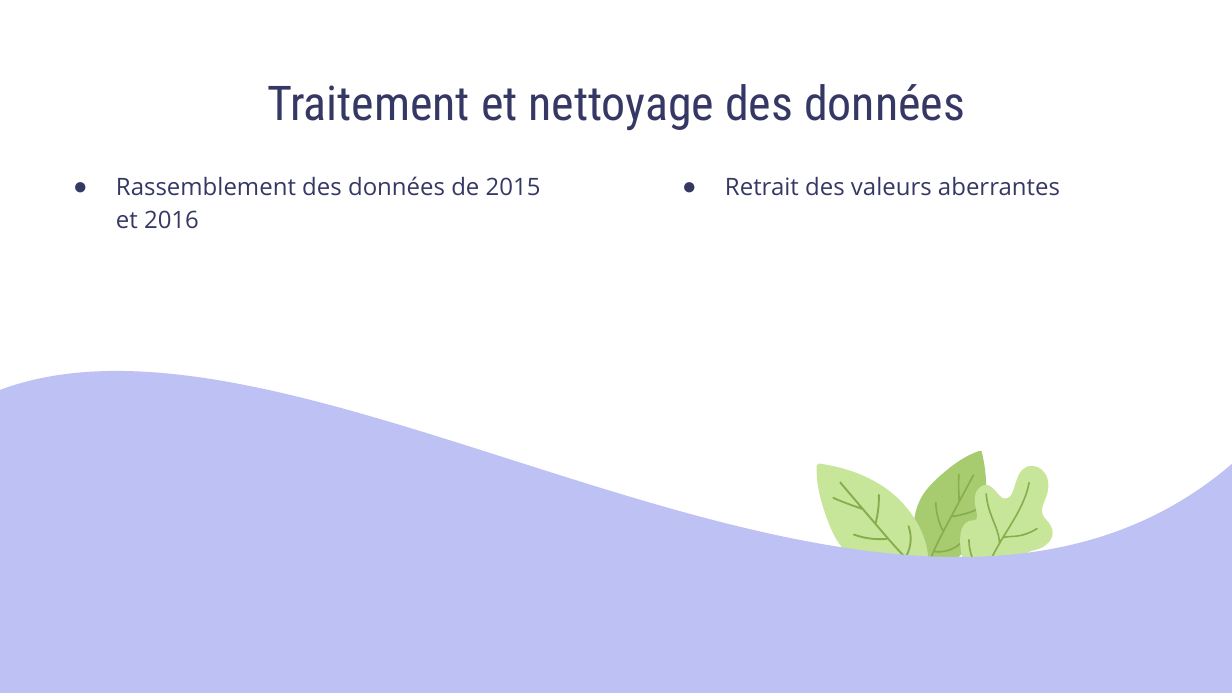
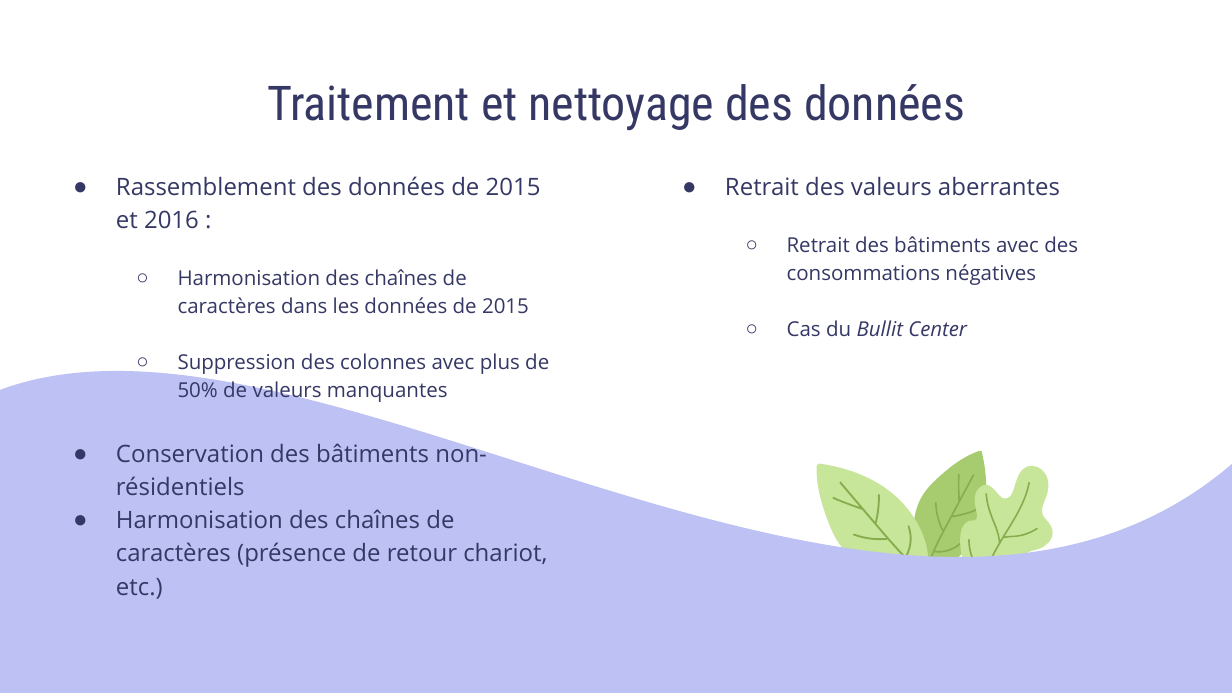
Before and after one commit to Sylvariane/Anticipez_les_besoins_en_electricite, a slide deck: slide 8 of Pélec_03_presentation.pptx. Drawn at 1232x693 pixels with LibreOffice and Linux fonts; fonts in the diff are those of the drawing. Boxes give left, top, right and bottom in pixels: in the first picture for what was removed or moved away, otherwise in the second. Text is boxed around its words. In the diff, an @@ line names an element or a change of style, - is before the commit and + after.

```diff
--- a/Pélec_03_presentation.pptx
+++ b/Pélec_03_presentation.pptx
@@ text at [116, 176, 549, 599]: text changed @@
-● Rassemblement des données de 2015 et 2016
+● Rassemblement des données de 2015 et 2016 :
+  ○ Harmonisation des chaînes de caractères dans les données de 2015
+  ○ Suppression des colonnes avec plus de 50% de valeurs manquantes
+● Conservation des bâtiments non-résidentiels
+● Harmonisation des chaînes de caractères (présence de retour chariot, etc.)
@@ text at [787, 236, 1078, 336]: paragraphs added @@
+  ○ Retrait des bâtiments avec des consommations négatives
+  ○ Cas du Bullit Center
```
Also in this commit, not shown: 12 other slides changed, 7 slides added, 1 slide removed, 2 other files.
